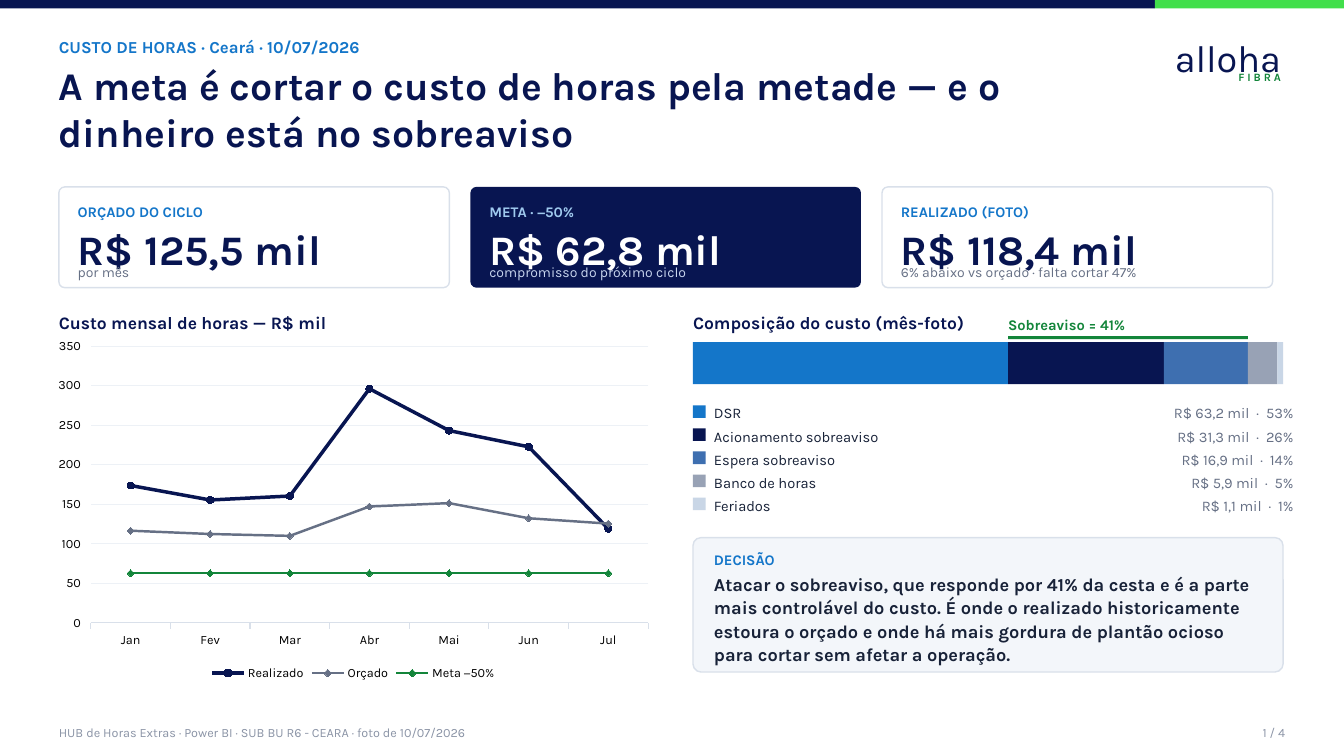
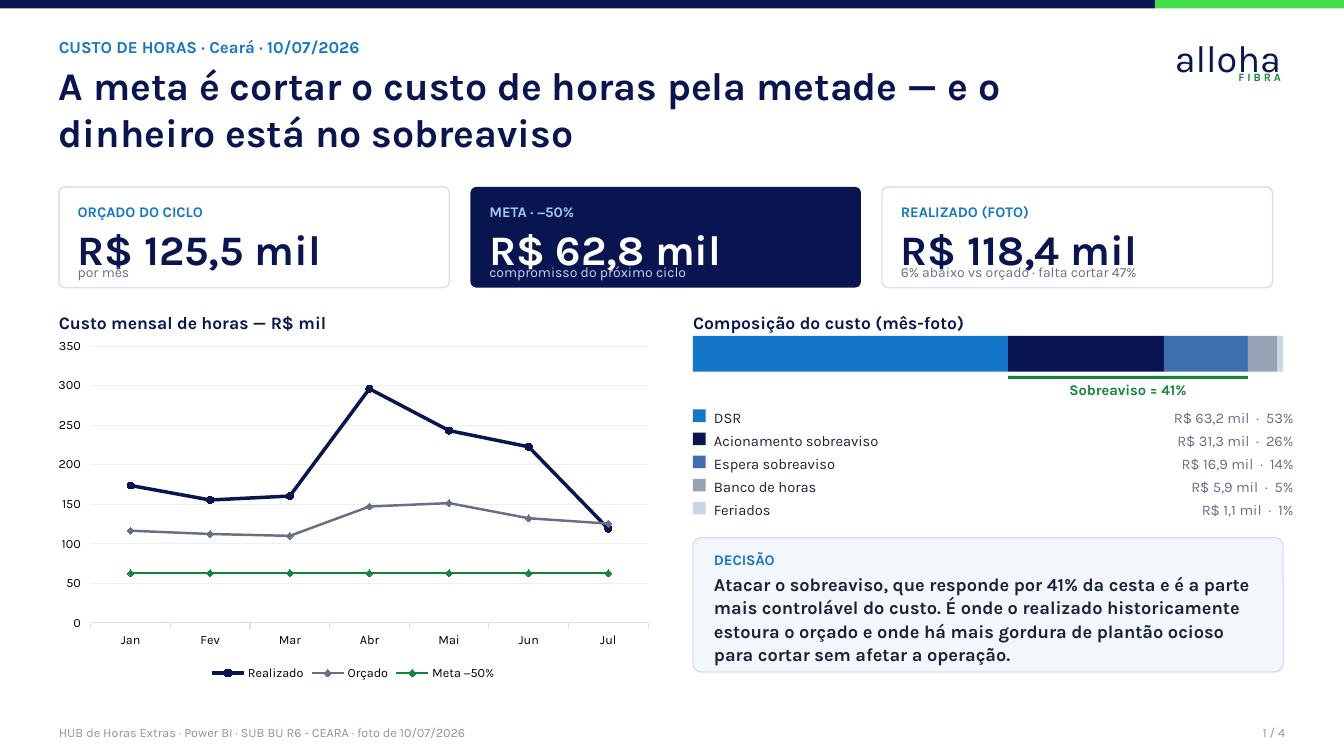
Before and after one commit to durthvader/megabrain, a slide deck: slide 1 of outputs/horas/Horas_Ceara_Executivo.pptx. Drawn at 1344x756 pixels with LibreOffice and Linux fonts; fonts in the diff are those of the drawing. Boxes give left, top, right and bottom in pixels: in the first picture for what was removed or moved away, otherwise in the second. Text is boxed around its words. In the diff, an @@ line names an element or a change of style, - is before the commit and + after.

```diff
--- a/outputs/horas/Horas_Ceara_Executivo.pptx
+++ b/outputs/horas/Horas_Ceara_Executivo.pptx
@@ rectangle resized from (x1=694, y1=343, x2=1009, y2=385) to (x1=694, y1=336, x2=1009, y2=371) @@
@@ rectangle resized from (x1=1008, y1=343, x2=1165, y2=385) to (x1=1008, y1=336, x2=1165, y2=371) @@
@@ rectangle resized from (x1=1165, y1=343, x2=1248, y2=385) to (x1=1165, y1=336, x2=1248, y2=371) @@
@@ rectangle resized from (x1=1248, y1=343, x2=1277, y2=385) to (x1=1248, y1=336, x2=1277, y2=371) @@
@@ rectangle resized from (x1=1277, y1=343, x2=1284, y2=385) to (x1=1277, y1=336, x2=1284, y2=371) @@
@@ text "Sobreaviso = 41%" moved from (x1=1008, y1=319, x2=1125, y2=330) to (x1=1069, y1=384, x2=1186, y2=395) @@
@@ text "Sobreaviso = 41%" at (x1=1069, y1=384, x2=1186, y2=395): alignment left to centre @@
@@ rectangle moved from (x1=1008, y1=336, x2=1248, y2=339) to (x1=1008, y1=376, x2=1248, y2=379) @@
@@ 10 texts, 5 rectangles moved together from (x1=694, y1=405, x2=1294, y2=513) to (x1=694, y1=409, x2=1294, y2=517) @@
```
Also in this commit, not shown: 1 other slide changed, 4 other files.
